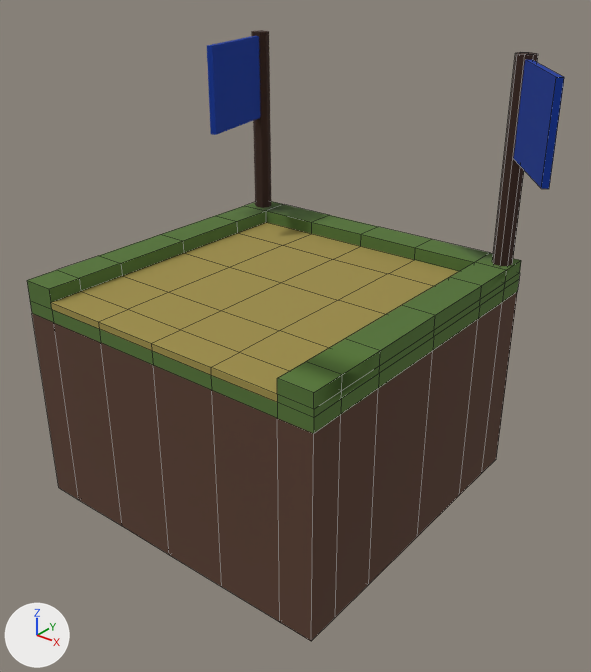
Two versions of the FBX model Assets/Art/Tile_Ground/Chemin/Chemin_Fin.fbx, one commit apart.
Rendered twice from a 50 mm lens placed at (6.99, -18.26, 6.75), pointed at (0.47, -10.12, 1.7). The axes (+X, +Y, +Z) are drawn at lower left. The lights are the same throughout. The older version comes first. Mesh edges are drawn as thin lines on the coarser meshes. Where no turn or scale is listed for an object, it has been applied to the vertices.

Names of what the first picture shows: 'Chemin_CulDeSac.002', 'Drapeau1', 'Drapeau2.001'.
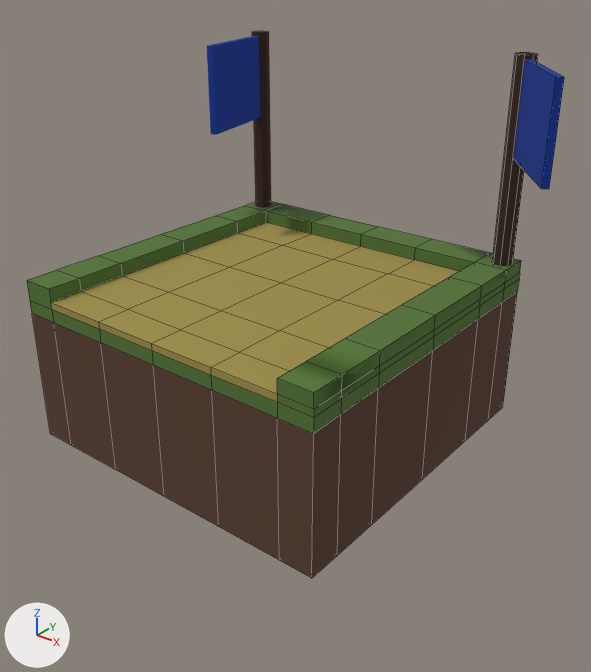
Location of each change, [x1, y1, x2, y2] in pixels of the pictures (591 x 672 px; the box of a moved part takes in the faces that stretch with it):
'Chemin_CulDeSac.002', reshaped (14% shorter): before [27, 201, 521, 641]; after [27, 201, 521, 578]
part 1 of me_cube_021, moved or reshaped: before [32, 292, 517, 641]; after [32, 292, 517, 578]

What the commit changed:
me_cube_021 is used by ob_chemin_culdesac_002; location (0.0, -9.85, 2.5).
me_cube_021 had 173 vertices, 174 faces and spanned x -2.5..2.5, y -2.5..2.5, z -3.5..0.0.
me_cube_021 now has 173 vertices, 174 faces and spans x -2.5..2.5, y -2.5..2.5, z -2.5..0.0.
me_cube_021 part 1: all 49 vertices in x -2.5..2.5, y -2.5..2.5, z -3.5 are moved by (0.0, 0.0, 1.0).
